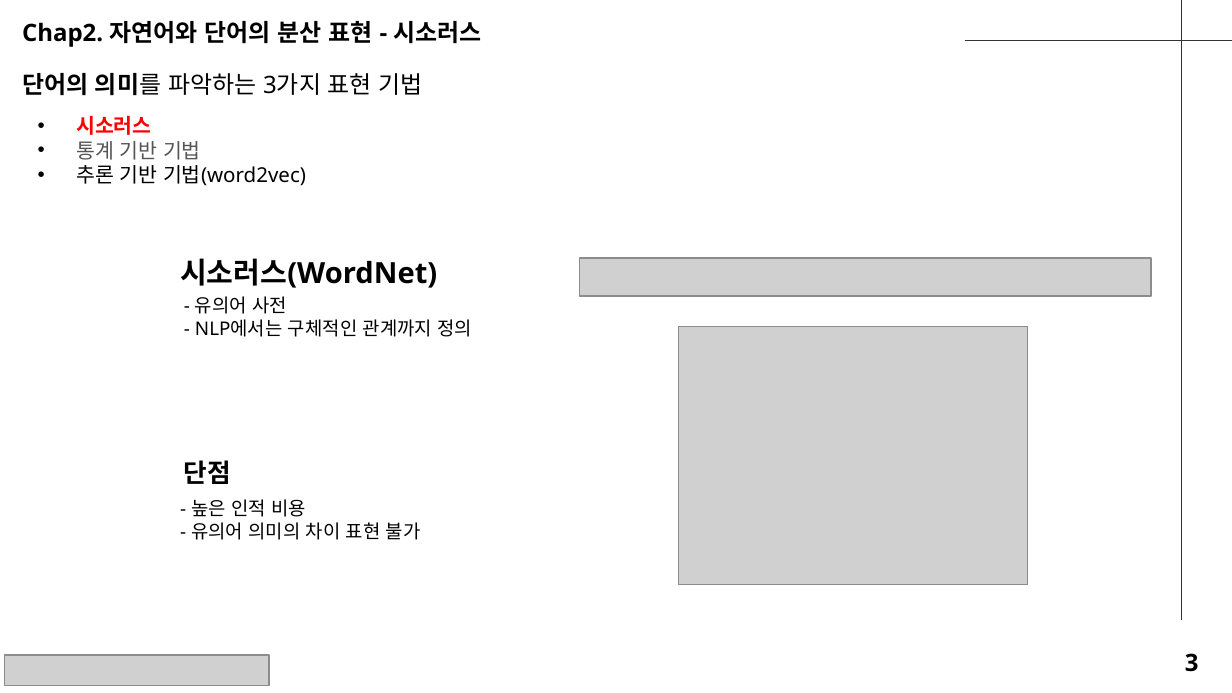
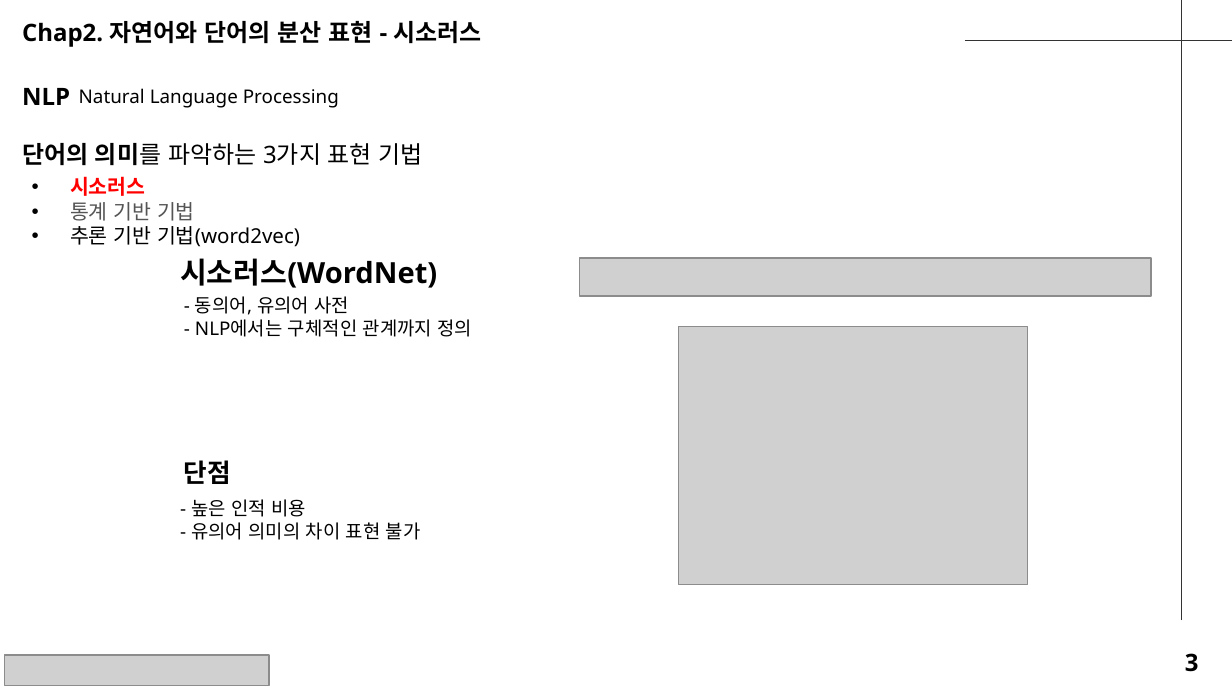
Before and after one commit to seungdeng/Deep-Learning-from-Scratch, a slide deck: slide 3 of study/발표자료/20250220_밑딥2_이승건_chap2345발표자료_NotoSans.pptx. Drawn at 1232x693 pixels with LibreOffice and Linux fonts; fonts in the diff are those of the drawing; grey boxes stand for pictures. Boxes give left, top, right and bottom in pixels: in the first picture for what was removed or moved away, otherwise in the second. Text is boxed around its words. In the diff, an @@ line names an element or a change of style, - is before the commit and + after.

```diff
--- a/study/발표자료/20250220_밑딥2_이승건_chap2345발표자료_NotoSans.pptx
+++ b/study/발표자료/20250220_밑딥2_이승건_chap2345발표자료_NotoSans.pptx
@@ text added at bbox=[22, 88, 70, 105], 14 pt, text #000000, bold @@
+NLP
@@ text added at bbox=[79, 88, 339, 108], 11 pt, text #000000 @@
+Natural Language Processing
@@ text "단어의 의미를 파악하는 3가지 표현 ...": place and size @@
-text "단어의 의미를 파악하는 3가지 표현 ..." at bbox=[22, 73, 423, 95]
+text "단어의 의미를 파악하는 3가지 표현 ..." at bbox=[22, 143, 423, 165]
@@ text "시소러스": place and size @@
-text "시소러스" at bbox=[76, 115, 306, 186]
+text "시소러스" at bbox=[70, 176, 300, 247]
@@ text at bbox=[195, 296, 349, 315]: text changed @@
-- 유의어 사전
+- 동의어, 유의어 사전
```
Also in this commit, not shown: 2 other slides changed.
